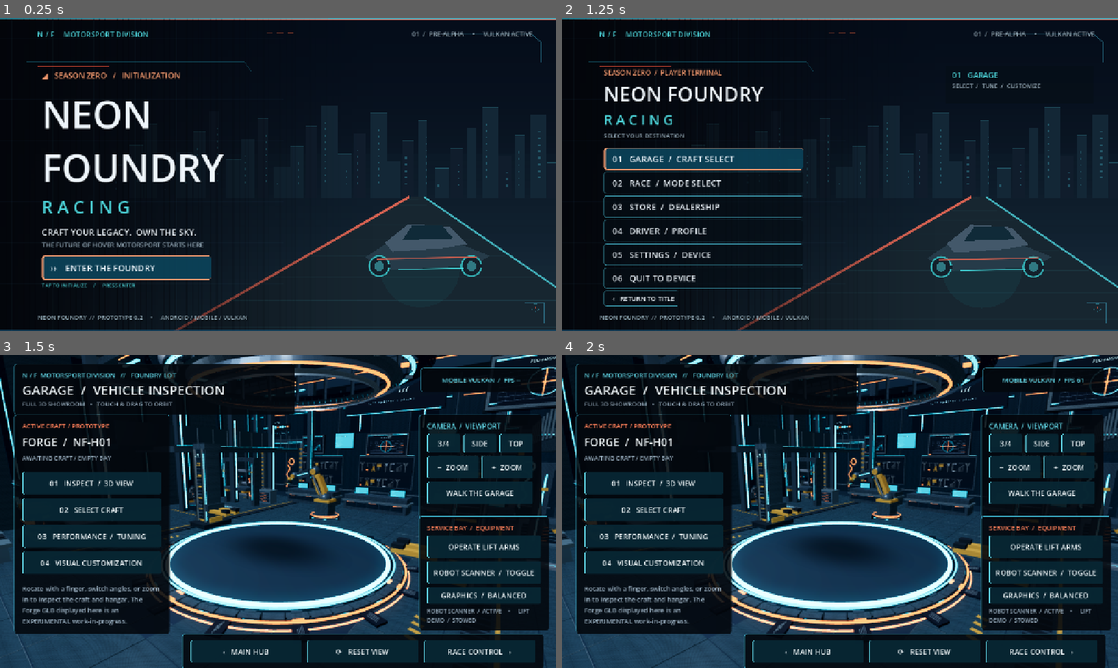
Above: before the commit, frames 1-4 (two rows, left to right).
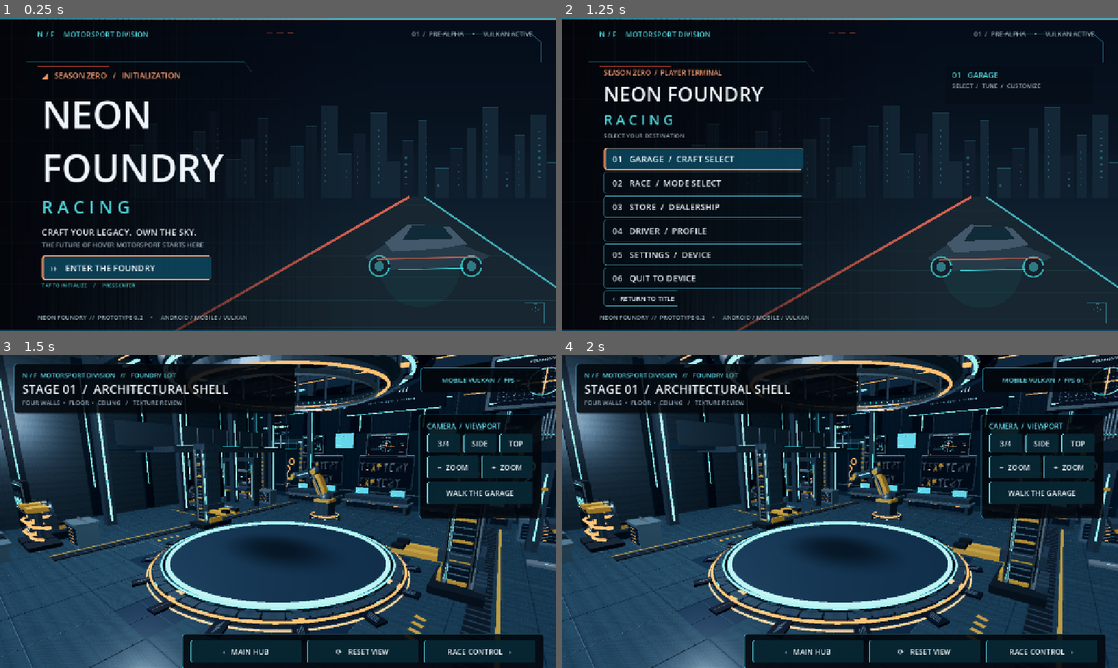
Above: after the commit, the same moments.

Repository: tpylman90-ctrl/NeonFoundry-Racing
Game: Godot game, scene res://scenes/title_menu.tscn
Same seed, same stepped clock (60 frames per second), same inputs: the game is played once before the commit and once after it.
Inputs:
- Up to frame 1 (0.25 s): no input
- Up to frame 2 (1.25 s): click "›› ENTER THE FOUNDRY" at 0.5 s
- Up to frame 3 (1.5 s): click "01 GARAGE / CRAFT SELECT" at 1.25 s
- Up to frame 4 (2 s): no input

Frames 1-2 are identical in both runs. In frame 3, 30% of the frame differs, in the area x 0-100%, y 0-100%; in frame 4, 30%.

Commit message:
Isolate Blender-authored architectural shell for Stage 01; preserve existing workshop as hidden

Diff:
--- a/game/scripts/garage_page.gd
+++ b/game/scripts/garage_page.gd
@@ -9,6 +9,8 @@
 const MUTED: Color = Color("9aafc0")
 const PREVIEW_PATH: String = "res://assets/garage/forge_preview.glb"
 const WorkshopScript = preload("res://scripts/garage_workshop.gd")
+const SHELL_STAGE01_PATH: String = "res://assets/garage/shell/shell_stage01.glb"
+const STAGE01_REVIEW: bool = true
 
 var _world: Node3D
 var _camera: Camera3D
@@ -47,6 +49,8 @@
 var _garage_environment: Environment
 var _reflection_probe: ReflectionProbe
 var _contact_shadow_material: ShaderMaterial
+var _legacy_room: Node3D
+var _shell_stage: Node3D
 
 func _ready() -> void:
 	_build_3d_stage()
@@ -133,8 +137,8 @@
 	var viewport := SubViewport.new()
 	viewport.name = "GarageViewport"
 	viewport.size = Vector2i(1280, 720)
-	viewport.scaling_3d_scale = 0.72
-	viewport.msaa_3d = Viewport.MSAA_2X
+	viewport.scaling_3d_scale = 0.85 if STAGE01_REVIEW else 0.72
+	viewport.msaa_3d = Viewport.MSAA_DISABLED if STAGE01_REVIEW else Viewport.MSAA_2X
 	viewport.anisotropic_filtering_level = Viewport.ANISOTROPY_4X
 	_garage_viewport = viewport
 	viewport.render_target_update_mode = SubViewport.UPDATE_ALWAYS
@@ -150,19 +154,19 @@
 	environment.background_color = Color("0a1622")
 	environment.ambient_light_source = Environment.AMBIENT_SOURCE_COLOR
 	environment.ambient_light_color = Color("b4c5d0")
-	environment.ambient_light_energy = 0.48
+	environment.ambient_light_energy = 0.56 if STAGE01_REVIEW else 0.48
 	environment.reflected_light_source = Environment.REFLECTION_SOURCE_BG
 	environment.tonemap_mode = Environment.TONE_MAPPER_ACES
 	environment.tonemap_exposure = 0.96
 	environment.tonemap_white = 1.6
-	environment.fog_enabled = true
+	environment.fog_enabled = not STAGE01_REVIEW
 	environment.fog_mode = Environment.FOG_MODE_DEPTH
 	environment.fog_light_color = Color("1a2c3c")
 	environment.fog_density = 0.15
 	environment.fog_depth_begin = 13.0
 	environment.fog_depth_end = 47.0
 	environment.fog_depth_curve = 1.25
-	environment.glow_enabled = true
+	environment.glow_enabled = not STAGE01_REVIEW
 	environment.glow_hdr_threshold = 0.92
 	environment.glow_intensity = 0.70
 	environment.glow_bloom = 0.05
@@ -170,6 +174,11 @@
 	environment_node.environment = environment
 	_world.add_child(environment_node)
 
+	# Retain old equipment and placements under a separate hidden root.
+	# Stage 01 displays only the six new Blender-authored shell surfaces.
+	_legacy_room = Node3D.new()
+	_legacy_room.name = "LegacyRoomReservedForFutureStages"
+	_world.add_child(_legacy_room)
 	var graphite := _material(Color("304354"), 0.37, 0.44)
 	var tile := _material(Color("384e5e"), 0.44, 0.43)
 	var beams := _material(Color("516675"), 0.55, 0.34)
@@ -178,42 +187,42 @@
 	var black := _material(Color("0b141e"), 0.3, 0.6)
 	var glass := _material(Color("103c4c"), 0.6, 0.22)
 
-	_box(_world, "WorkshopFloor", Vector3(0, -0.36, -3), Vector3(46, 0.5, 34), graphite)
-	_box(_world, "BackWall", Vector3(0, 7.4, -18), Vector3(46, 15, 0.8), tile)
-	_box(_world, "LeftWall", Vector3(-20, 7.4, -3), Vector3(0.8, 15, 34), graphite)
-	_box(_world, "RightWall", Vector3(20, 7.4, -3), Vector3(0.8, 15, 34), graphite)
-	_box(_world, "Ceiling", Vector3(0, 14.9, -3), Vector3(46, 0.6, 34), graphite)
+	_box(_legacy_room, "WorkshopFloor", Vector3(0, -0.36, -3), Vector3(46, 0.5, 34), graphite)
+	_box(_legacy_room, "BackWall", Vector3(0, 7.4, -18), Vector3(46, 15, 0.8), tile)
+	_box(_legacy_room, "LeftWall", Vector3(-20, 7.4, -3), Vector3(0.8, 15, 34), graphite)
+	_box(_legacy_room, "RightWall", Vector3(20, 7.4, -3), Vector3(0.8, 15, 34), graphite)
+	_box(_legacy_room, "Ceiling", Vector3(0, 14.9, -3), Vector3(46, 0.6, 34), graphite)
 	for i in range(9):
 		var grid_z: float = -17.0 + float(i) * 4.0
-		_box(_world, "FloorGuide_%02d" % i, Vector3(0, -0.094, grid_z), Vector3(44, 0.015, 0.035), beams)
-		_box(_world, "CeilingRib_%02d" % i, Vector3(0, 14.4, grid_z), Vector3(43, 0.4, 0.5), beams)
+		_box(_legacy_room, "FloorGuide_%02d" % i, Vector3(0, -0.094, grid_z), Vector3(44, 0.015, 0.035), beams)
+		_box(_legacy_room, "CeilingRib_%02d" % i, Vector3(0, 14.4, grid_z), Vector3(43, 0.4, 0.5), beams)
 	for i in range(11):
 		var grid_x: float = -20.0 + float(i) * 4.0
-		_box(_world, "Crossfloor_%02d" % i, Vector3(grid_x, -0.083, -3.5), Vector3(0.035, 0.016, 31), beams)
+		_box(_legacy_room, "Crossfloor_%02d" % i, Vector3(grid_x, -0.083, -3.5), Vector3(0.035, 0.016, 31), beams)
 	for side in [-1, 1]:
 		var x: float = float(side) * 13.2
 		for segment in range(5):
 			var z: float = -15.0 + float(segment) * 6.2
-			_box(_world, "Support_%d_%d" % [side, segment], Vector3(x, 7.3, z), Vector3(0.65, 14, 0.65), beams)
-			_box(_world, "SupportStrip_%d_%d" % [side, segment], Vector3(x - float(side) * 0.35, 4.7, z), Vector3(0.08, 8.2, 0.12), cyan)
-		_box(_world, "UpperCatwalk_%d" % side, Vector3(x + float(side) * 2.8, 6.0, -6.6), Vector3(5.1, 0.45, 18), tile)
-		_box(_world, "CatwalkRail_%d" % side, Vector3(x + float(side) * 0.3, 7.0, -6.6), Vector3(0.12, 1.8, 18), beams)
+			_box(_legacy_room, "Support_%d_%d" % [side, segment], Vector3(x, 7.3, z), Vector3(0.65, 14, 0.65), beams)
+			_box(_legacy_room, "SupportStrip_%d_%d" % [side, segment], Vector3(x - float(side) * 0.35, 4.7, z), Vector3(0.08, 8.2, 0.12), cyan)
+		_box(_legacy_room, "UpperCatwalk_%d" % side, Vector3(x + float(side) * 2.8, 6.0, -6.6), Vector3(5.1, 0.45, 18), tile)
+		_box(_legacy_room, "CatwalkRail_%d" % side, Vector3(x + float(side) * 0.3, 7.0, -6.6), Vector3(0.12, 1.8, 18), beams)
 
 	for index in range(6):
 		var x: float = -15.0 + float(index) * 6.0
-		_box(_world, "WallLightBase_%d" % index, Vector3(x, 9.2, -17.45), Vector3(2.3, 3.2, 0.1), glass)
-		_box(_world, "WallLight_%d" % index, Vector3(x, 9.2, -17.37), Vector3(0.1, 2.8, 0.07), cyan)
-	_box(_world, "BackWallBanner", Vector3(0, 12, -17.5), Vector3(17.4, 1.1, 0.12), black)
-	_box(_world, "BackWallAccent", Vector3(0, 11.3, -17.4), Vector3(17.4, 0.07, 0.12), orange)
-
-	_cylinder(_world, "TurntableFoundation", Vector3(0, -0.06, 0), 6.2, 0.34, black)
-	_cylinder(_world, "TurntableDeck", Vector3(0, 0.17, 0), 5.8, 0.22, tile)
-	_ring(_world, "InspectionLightRing", Vector3(0, 0.31, 0), 5.55, 5.75, cyan)
-	_ring(_world, "OuterGuideRing", Vector3(0, -0.015, 0), 6.55, 6.62, orange)
+		_box(_legacy_room, "WallLightBase_%d" % index, Vector3(x, 9.2, -17.45), Vector3(2.3, 3.2, 0.1), glass)
+		_box(_legacy_room, "WallLight_%d" % index, Vector3(x, 9.2, -17.37), Vector3(0.1, 2.8, 0.07), cyan)
+	_box(_legacy_room, "BackWallBanner", Vector3(0, 12, -17.5), Vector3(17.4, 1.1, 0.12), black)
+	_box(_legacy_room, "BackWallAccent", Vector3(0, 11.3, -17.4), Vector3(17.4, 0.07, 0.12), orange)
+
+	_cylinder(_legacy_room, "TurntableFoundation", Vector3(0, -0.06, 0), 6.2, 0.34, black)
+	_cylinder(_legacy_room, "TurntableDeck", Vector3(0, 0.17, 0), 5.8, 0.22, tile)
+	_ring(_legacy_room, "InspectionLightRing", Vector3(0, 0.31, 0), 5.55, 5.75, cyan)
+	_ring(_legacy_room, "OuterGuideRing", Vector3(0, -0.015, 0), 6.55, 6.62, orange)
 	for i in range(24):
 		var angle: float = TAU * float(i) / 24.0
 		var point := Vector3(cos(angle) * 5.98, 0.27, sin(angle) * 5.98)
-		var marker := _box(_world, "DeckMarker_%02d" % i, point, Vector3(0.12, 0.02, 0.39), orange if i % 6 == 0 else beams)
+		var marker := _box(_legacy_room, "DeckMarker_%02d" % i, point, Vector3(0.12, 0.02, 0.39), orange if i % 6 == 0 else beams)
 		marker.rotation.y = -angle
 	_vehicle_holder = Node3D.new()
 	_vehicle_holder.name = "VehicleDisplay"
@@ -280,6 +289,37 @@
 	_reflection_probe.intensity = 0.48
 	_reflection_probe.visible = false
 	_world.add_child(_reflection_probe)
+	_activate_stage01_shell()
+
+func _activate_stage01_shell() -> void:
+	if not STAGE01_REVIEW:
+		return
+	if not ResourceLoader.exists(SHELL_STAGE01_PATH):
+		push_error("STAGE_01_SHELL_MISSING: " + SHELL_STAGE01_PATH)
+		return
+	var pack: PackedScene = load(SHELL_STAGE01_PATH) as PackedScene
+	if pack == null:
+		push_error("STAGE_01_SHELL_INVALID_GLTF")
+		return
+	_shell_stage = pack.instantiate() as Node3D
+	_shell_stage.name = "ArchitecturalShell_Stage01"
+	_world.add_child(_shell_stage)
+	_legacy_room.visible = false
+	_vehicle_holder.visible = false
+	_workshop.visible = false
+	# The previous dramatic grade/post effects caused the last FPS regression;
+	# this comparison isolates material and bevel quality only.
+	_garage_environment.glow_enabled = false
+	_garage_environment.fog_enabled = false
+	_garage_environment.ambient_light_energy = 0.56
+	_hero_key.visible = false
+	_hero_key.shadow_enabled = false
+	_reflection_probe.visible = false
+	for index in range(_accent_lights.size()):
+		_accent_lights[index].visible = index == 0
+		_accent_lights[index].omni_range = 25.0
+		_accent_lights[index].light_energy = 2.8
+	print("NEON_FOUNDRY_STAGE01_SHELL_OK visible=6 surfaces props=hidden")
 
 func _add_contact_shadow(name: String, location: Vector3,
 		dimensions: Vector2, darkness: float) -> void:
@@ -441,8 +481,13 @@
 	head.add_theme_constant_override("separation", 2)
 	title_panel.add_child(head)
 	head.add_child(_label("N / F  MOTORSPORT DIVISION   //   FOUNDRY LOT", 15, CYAN))
-	head.add_child(_label("GARAGE  /  VEHICLE INSPECTION", 30, WHITE))
-	head.add_child(_label("FULL 3D SHOWROOM   •   TOUCH & DRAG TO ORBIT", 14, MUTED))
+	head.add_child(_label(
+		"STAGE 01  /  ARCHITECTURAL SHELL" if STAGE01_REVIEW else "GARAGE  /  VEHICLE INSPECTION",
+		28, WHITE))
+	head.add_child(_label(
+		"FOUR WALLS  •  FLOOR  •  CEILING   /   TEXTURE REVIEW" if STAGE01_REVIEW
+		else "FULL 3D SHOWROOM   •   TOUCH & DRAG TO ORBIT",
+		14, MUTED))
 
 	var tools_panel := _panel(0.025, 0.19, 0.305, 0.89)
 	_tools_panel = tools_panel
@@ -554,6 +599,9 @@
 		b.size_flags_horizontal = Control.SIZE_EXPAND_FILL
 		action_row.add_child(b)
 	_inspect()
+	if STAGE01_REVIEW:
+		_tools_panel.visible = false
+		_equipment_panel.visible = false
 
 func _inspect() -> void:
 	_bay_state = "inspect"
@@ -583,9 +631,9 @@
 	_walk_forward = 0.0
 	_walk_turn = 0.0
 	_walk_pad.visible = _walk_mode
-	_equipment_panel.visible = not _walk_mode
+	_equipment_panel.visible = not _walk_mode and not STAGE01_REVIEW
 	_title_panel.visible = not _walk_mode
-	_tools_panel.visible = not _walk_mode
+	_tools_panel.visible = not _walk_mode and not STAGE01_REVIEW
 	_walk_toggle.text = "RETURN TO INSPECTION" if _walk_mode else "WALK THE GARAGE"
 	_detail.text = "WALKAROUND MODE\nHold the movement and turn buttons to tour the Foundry Lot. Drag across the open 3D view to turn the camera." if _walk_mode else "INSPECTION MODE\nTouch-drag to orbit around the model. Use the camera presets for detail study."
 
@@ -606,8 +654,11 @@
 func _set_graphics_detail(enabled: bool) -> void:
 	_quality_detail = enabled
 	if _garage_viewport != null:
-		_garage_viewport.scaling_3d_scale = 1.0 if enabled else 0.72
-		_garage_viewport.msaa_3d = Viewport.MSAA_2X
+		_garage_viewport.scaling_3d_scale = 1.0 if enabled else (0.85 if STAGE01_REVIEW else 0.72)
+		_garage_viewport.msaa_3d = (
+			Viewport.MSAA_2X if enabled or not STAGE01_REVIEW
+			else Viewport.MSAA_DISABLED
+		)
 		_garage_viewport.anisotropic_filtering_level = (
 			Viewport.ANISOTROPY_8X if enabled else Viewport.ANISOTROPY_4X
 		)
@@ -616,14 +667,17 @@
 		_garage_environment.glow_intensity = 1.08 if enabled else 0.70
 		_garage_environment.glow_bloom = 0.09 if enabled else 0.05
 		_garage_environment.fog_density = 0.25 if enabled else 0.15
+		if STAGE01_REVIEW:
+			_garage_environment.glow_enabled = false
+			_garage_environment.fog_enabled = false
 	if _hero_key != null:
-		_hero_key.visible = true
-		_hero_key.shadow_enabled = enabled
+		_hero_key.visible = not STAGE01_REVIEW
+		_hero_key.shadow_enabled = enabled and not STAGE01_REVIEW
 	if _reflection_probe != null:
-		_reflection_probe.visible = enabled
+		_reflection_probe.visible = enabled and not STAGE01_REVIEW
 	for index in range(_accent_lights.size()):
-		_accent_lights[index].visible = enabled or index == 0
-		_accent_lights[index].omni_range = 15.0 if enabled else 13.0
+		_accent_lights[index].visible = index == 0 if STAGE01_REVIEW else enabled or index == 0
+		_accent_lights[index].omni_range = 25.0 if STAGE01_REVIEW else (15.0 if enabled else 13.0)
 	if _workshop != null:
 		_workshop.call("set_material_detail", enabled)
 		_workshop.call("set_mobile_quality", enabled)
--- a/game/tests/menu_smoke_test.gd
+++ b/game/tests/menu_smoke_test.gd
@@ -29,25 +29,31 @@
 	assert(menu.current_page == "garage")
 	assert(menu._garage_page != null)
 	assert(menu._garage_page._performance_label != null)
-	assert(menu._garage_page._garage_viewport.msaa_3d == Viewport.MSAA_2X)
+	assert(menu._garage_page._garage_viewport.msaa_3d == Viewport.MSAA_DISABLED)
 	assert(menu._garage_page._garage_environment.tonemap_mode == Environment.TONE_MAPPER_ACES)
-	assert(menu._garage_page._garage_environment.glow_enabled)
-	assert(menu._garage_page._garage_environment.fog_enabled)
+	assert(menu._garage_page._garage_environment.glow_enabled == false)
+	assert(menu._garage_page._garage_environment.fog_enabled == false)
+	assert(menu._garage_page._shell_stage != null)
+	assert(menu._garage_page._shell_stage.visible)
+	assert(not menu._garage_page._legacy_room.visible)
+	assert(not menu._garage_page._workshop.visible)
+	assert(not menu._garage_page._vehicle_holder.visible)
+	assert(menu._garage_page._shell_stage.find_children("*", "MeshInstance3D", true, false).size() >= 6)
 	assert(menu._garage_page._world.get_node("ChassisContactShadow") != null)
 	assert(menu._garage_page._world.get_node("PlatformContactShadow") != null)
 	assert(menu._garage_page._reflection_probe.update_mode == ReflectionProbe.UPDATE_ONCE)
 	assert(menu._garage_page._reflection_probe.box_projection)
-	assert(menu._garage_page._hero_key.visible)
-	assert(is_equal_approx(menu._garage_page._garage_viewport.scaling_3d_scale, 0.72))
+	assert(not menu._garage_page._hero_key.visible)
+	assert(is_equal_approx(menu._garage_page._garage_viewport.scaling_3d_scale, 0.85))
 	menu._garage_page._set_graphics_detail(true)
 	assert(menu._garage_page._quality_detail)
 	assert(is_equal_approx(menu._garage_page._garage_viewport.scaling_3d_scale, 1.0))
-	assert(menu._garage_page._hero_key.shadow_enabled)
-	assert(menu._garage_page._reflection_probe.visible)
+	assert(not menu._garage_page._hero_key.shadow_enabled)
+	assert(not menu._garage_page._reflection_probe.visible)
 	assert(menu._garage_page._garage_viewport.anisotropic_filtering_level == Viewport.ANISOTROPY_8X)
 	menu._garage_page._set_graphics_detail(false)
 	assert(not menu._garage_page._hero_key.shadow_enabled)
-	assert(is_equal_approx(menu._garage_page._garage_viewport.scaling_3d_scale, 0.72))
+	assert(is_equal_approx(menu._garage_page._garage_viewport.scaling_3d_scale, 0.85))
 	assert(menu.get_node("ImmersiveGarage/Garage3D/GarageViewport/FoundryLot") != null)
 	var workshop: Node3D = menu.get_node("ImmersiveGarage/Garage3D/GarageViewport/FoundryLot/LiveWorkshopEquipment")
 	assert(workshop != null)
@@ -107,7 +113,7 @@
 	assert(menu._garage_page._walk_pad.visible)
 	menu._garage_page._toggle_walk()
 	assert(not menu._garage_page._walk_mode)
-	assert(menu._garage_page._tools_panel.visible)
+	assert(not menu._garage_page._tools_panel.visible)
 	menu._garage_page._show_tuning()
 	assert(menu._garage_page._bay_state == "tuning")
 	menu._garage_page._show_cosmetic()
Not shown, changed: docs/MENU_FLOW.md
